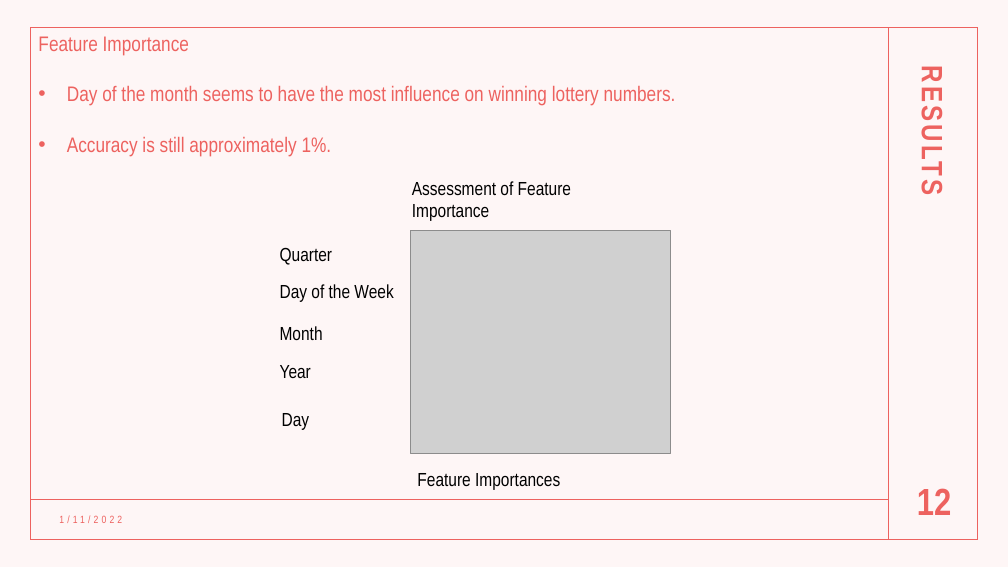
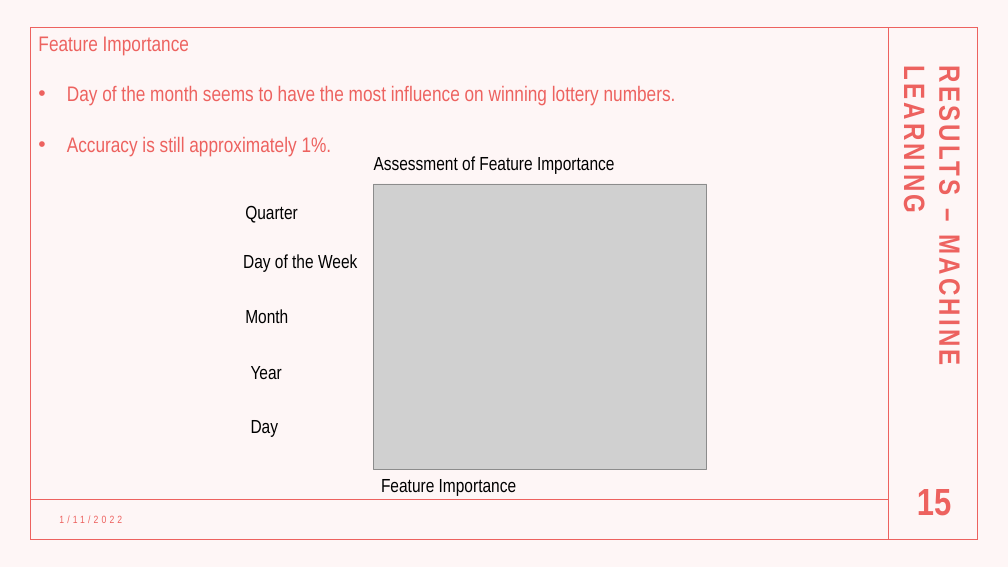
Before and after one commit to AlbiKovi/DSO110---Final-Group-Project, a slide deck: slide 15 of Is the Mega Millions a Mega Trap.pptm (slide 12 before the commit). Drawn at 1008x567 pixels with LibreOffice and Linux fonts; fonts in the diff are those of the drawing; grey boxes stand for pictures. Boxes give left, top, right and bottom in pixels: in the first picture for what was removed or moved away, otherwise in the second. Text is boxed around its words. In the diff, an @@ line names an element or a change of style, - is before the commit and + after.

```diff
--- a/Is the Mega Millions a Mega Trap.pptm
+++ b/Is the Mega Millions a Mega Trap.pptm
@@ text at (898, 84, 931, 210): text changed @@
-RESULTS
+RESULTS – MACHINE LEARNING
@@ text "Assessment of Feature Importance" rewrapped from (412, 181, 571, 221) to (374, 156, 614, 174) @@
@@ text "Quarter": place and size @@
-text "Quarter" at (280, 247, 332, 265)
+text "Quarter" at (245, 205, 297, 223)
@@ picture: place and size @@
-picture at (410, 231, 671, 454)
+picture at (374, 184, 707, 469)
@@ text "Day of the Week": place and size @@
-text "Day of the Week" at (280, 284, 393, 302)
+text "Day of the Week" at (243, 254, 357, 272)
@@ text "Month": place and size @@
-text "Month" at (280, 326, 323, 341)
+text "Month" at (245, 309, 288, 324)
@@ text "Year": place and size @@
-text "Year" at (280, 365, 311, 378)
+text "Year" at (251, 366, 282, 379)
@@ text "Day": place and size @@
-text "Day" at (282, 413, 310, 430)
+text "Day" at (251, 420, 279, 437)
@@ text at (381, 479, 516, 496): text changed @@
-Feature Importances
+Feature Importance
@@ page number at (917, 489, 951, 516): text changed @@
-12
+15
```
Also in this commit, not shown: 3 other slides changed, 3 slides added.
